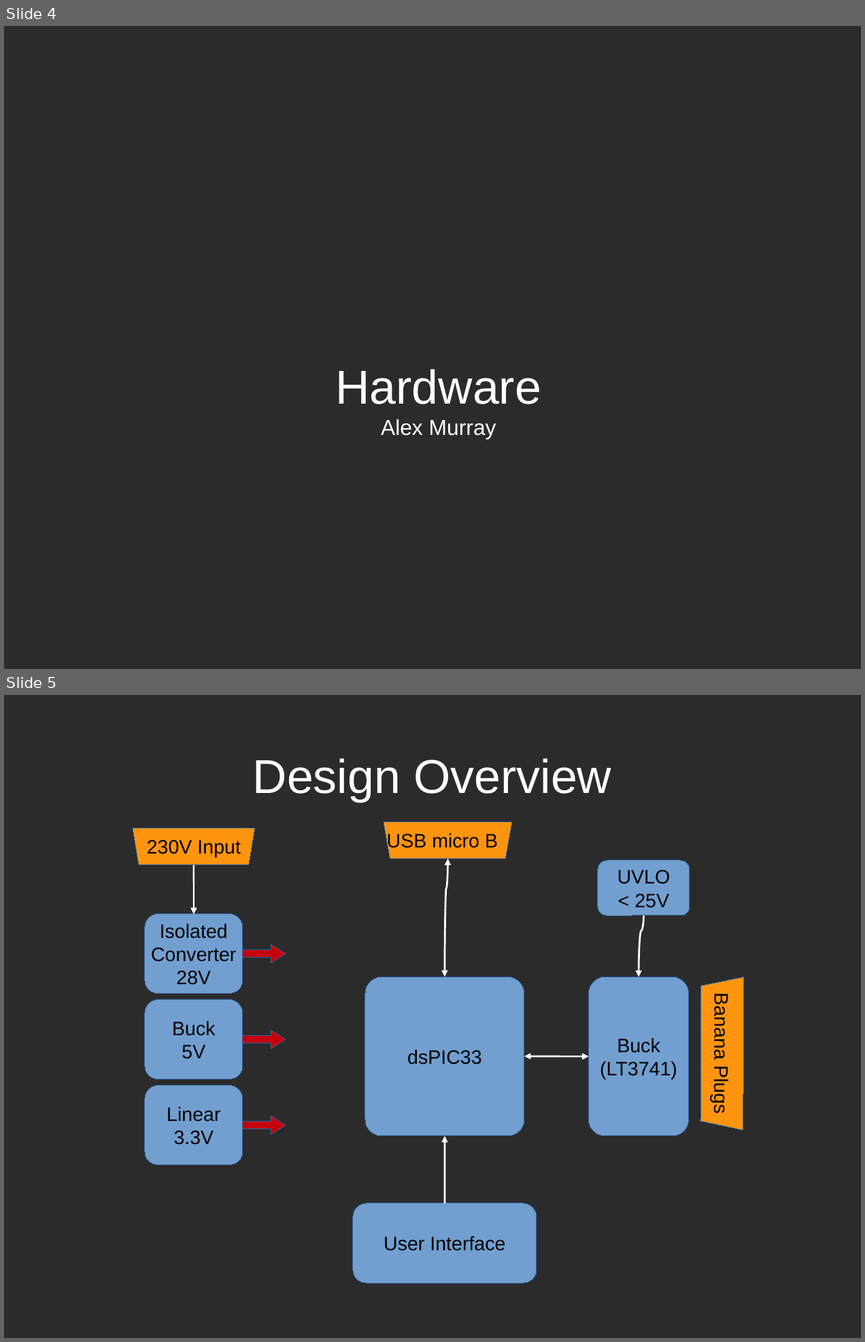
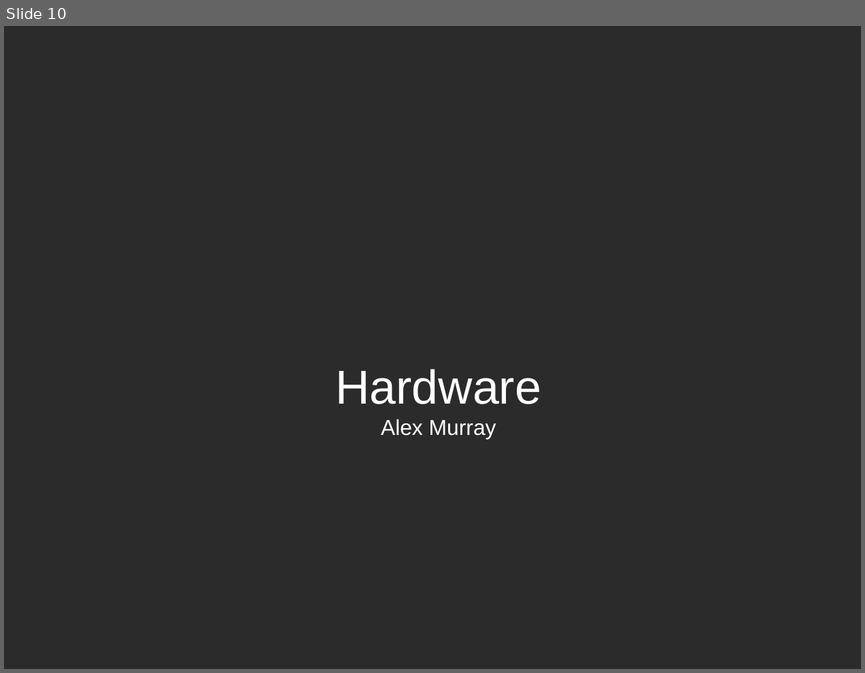
Before and after one commit to TheComet/bat6, a slide deck: doc/presentation/libreoffice/presentation.odp. Shown one above the other, each under a label of ours: slides 4 and 5 before the commit, slide 10 after it. The pictures are 865x1342 and 865x673 pixels, drawn with LibreOffice and Linux fonts; fonts in the diff are those of the drawing; background and template pictures are left out; a plain dark background stands for a picture behind light text. Boxes give left, top, right and bottom in pixels: in the first picture for what was removed or moved away, otherwise in the second. Text is boxed around its words. In the diff, an @@ line names an element or a change of style, - is before the commit and + after.

```diff
--- a/doc/presentation/libreoffice/presentation.odp
+++ b/doc/presentation/libreoffice/presentation.odp
@@ slide 5 removed at (4, 695, 861, 1338), background picture (left out) @@
@@ title removed at (253, 758, 611, 802) @@
-Design Overview
@@ freeform shape removed at (133, 828, 254, 864) @@
-230V Input
@@ freeform shape removed at (383, 821, 512, 858) @@
-USB micro B
@@ curved arrow removed from (194, 864) to (194, 914) @@
@@ curved double arrow removed from (448, 858) to (445, 977) @@
@@ rounded rectangle removed at (598, 861, 689, 916) @@
-UVLO
-< 25V
@@ rounded rectangle removed at (145, 913, 243, 993) @@
-Isolated
-Converter
-28V
@@ curved arrow removed from (644, 915) to (638, 977) @@
@@ right arrow removed at (243, 945, 286, 963) @@
@@ rounded rectangle removed at (366, 977, 525, 1136) @@
-dsPIC33
@@ freeform shape removed at (589, 977, 689, 1136) @@
-Buck
-(LT3741)
@@ freeform shape removed at (700, 977, 744, 1130) @@
-Banana Plugs
@@ rounded rectangle removed at (145, 999, 243, 1079) @@
-Buck
-5V
@@ right arrow removed at (243, 1030, 286, 1049) @@
@@ curved double arrow removed from (524, 1057) to (589, 1057) @@
@@ rounded rectangle removed at (145, 1085, 243, 1165) @@
-Linear
-3.3V
@@ right arrow removed at (243, 1116, 286, 1134) @@
@@ curved arrow removed from (445, 1204) to (445, 1136) @@
@@ rounded rectangle removed at (353, 1204, 536, 1283) @@
-User Interface
@@ what was slide 4 is now slide 10 @@
```
Also in this commit, not shown: 3 slides changed, 10 slides added, 5 other slides removed.
